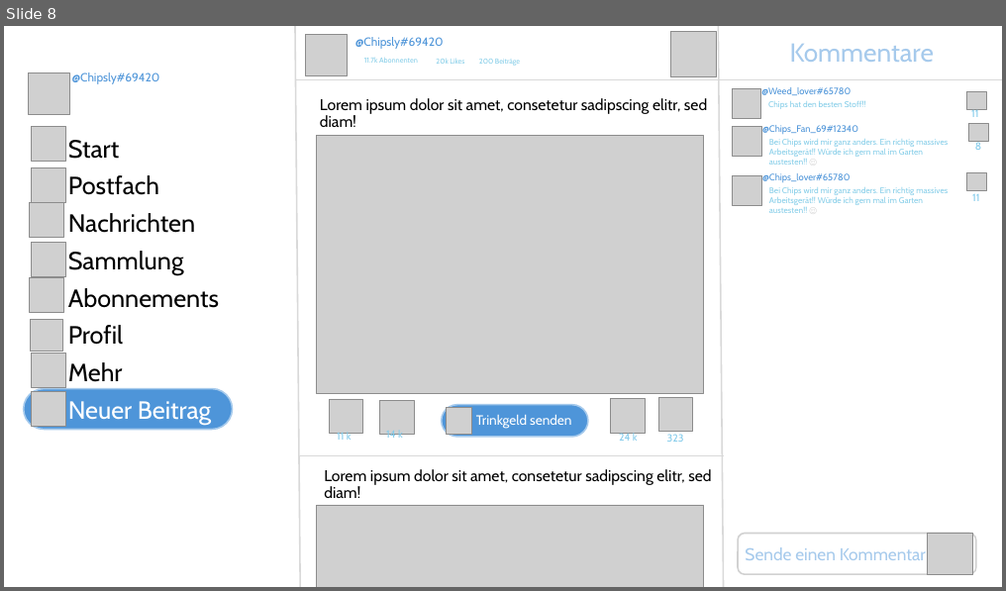
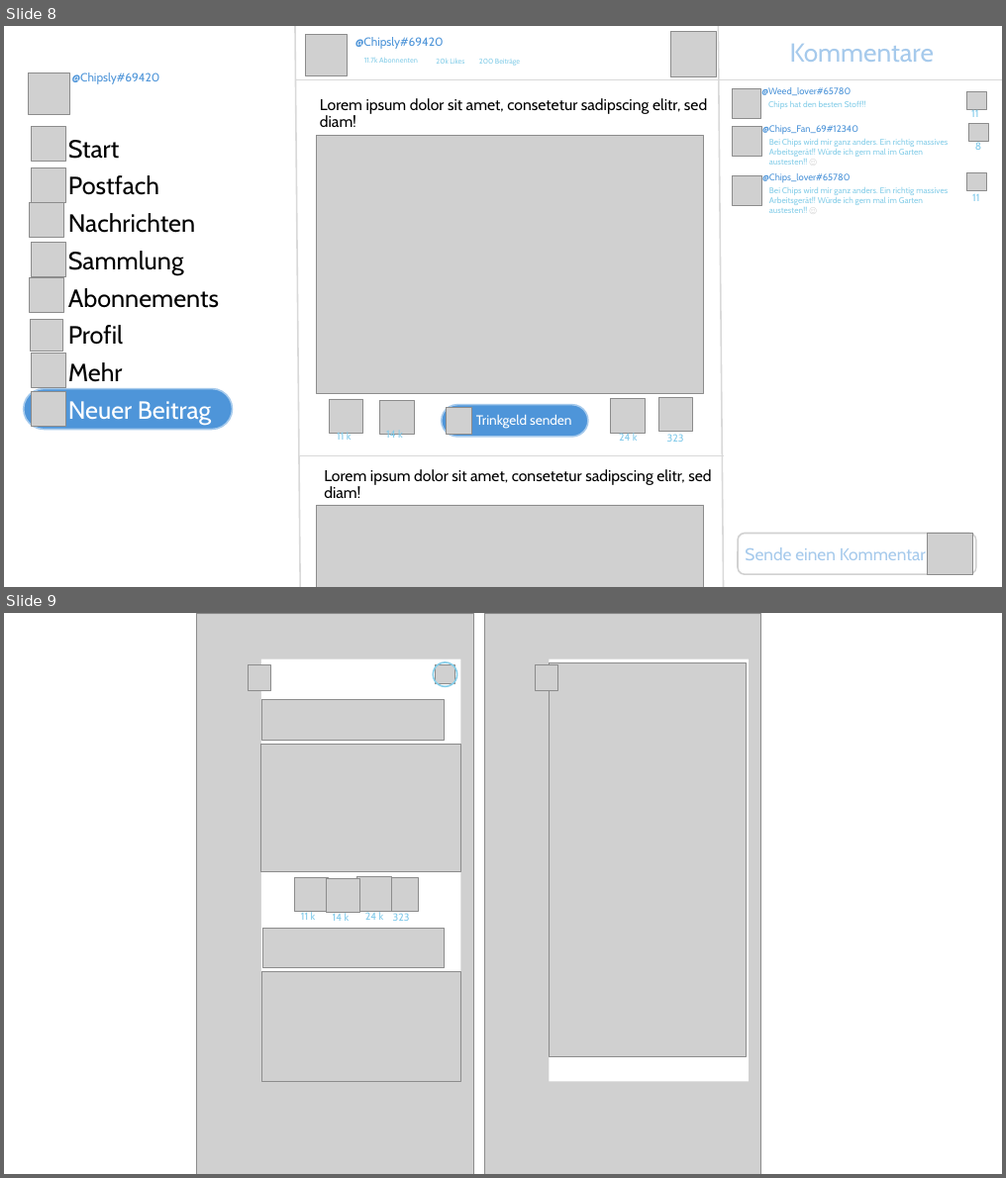
Before and after one commit to janikstucki/chipslyfans, a slide deck: Dokumentation/ChipslyFans_Mockup.pptx. Shown one above the other, each under a label of ours: slide 8 before the commit, slides 8 and 9 after it. The pictures are 1006x591 and 1006x1178 pixels, drawn with LibreOffice and Linux fonts; fonts in the diff are those of the drawing; grey boxes stand for pictures. Boxes give left, top, right and bottom in pixels: in the first picture for what was removed or moved away, otherwise in the second. Text is boxed around its words. In the diff, an @@ line names an element or a change of style, - is before the commit and + after.

```diff
--- a/Dokumentation/ChipslyFans_Mockup.pptx
+++ b/Dokumentation/ChipslyFans_Mockup.pptx
@@ slide 9 added at box(4, 613, 1002, 1174), background #FFFFFF @@
@@ picture added at box(197, 613, 474, 1174) @@
@@ picture added at box(484, 613, 761, 1174) @@
@@ picture added at box(248, 664, 270, 690) @@
@@ rectangle added at box(261, 660, 461, 1082), fill #FFFFFF @@
@@ ellipse added at box(433, 663, 456, 686), outline #86CEE9 1.5 pt @@
@@ picture added at box(436, 664, 454, 684) @@
@@ picture added at box(536, 664, 558, 690) @@
@@ rectangle added at box(549, 660, 748, 1082), fill #FFFFFF @@
@@ picture added at box(549, 663, 746, 1057) @@
@@ picture added at box(262, 700, 444, 740) @@
@@ picture added at box(261, 744, 461, 872) @@
@@ picture added at box(294, 877, 328, 911) @@
@@ picture added at box(326, 878, 359, 912) @@
@@ picture added at box(357, 876, 392, 911) @@
@@ picture added at box(385, 878, 419, 912) @@
@@ picture added at box(263, 928, 445, 967) @@
@@ text added at box(301, 912, 316, 920), 10 pt, text #83CBEB @@
+11 k
@@ text added at box(333, 912, 350, 921), 10 pt, text #83CBEB @@
+14 k
@@ text added at box(365, 911, 384, 920), 10 pt, text #83CBEB @@
+24 k
@@ text added at box(393, 913, 410, 921), 10 pt, text #83CBEB @@
+323
@@ picture added at box(262, 972, 461, 1081) @@
```
Also in this commit, not shown: 2 other files.
